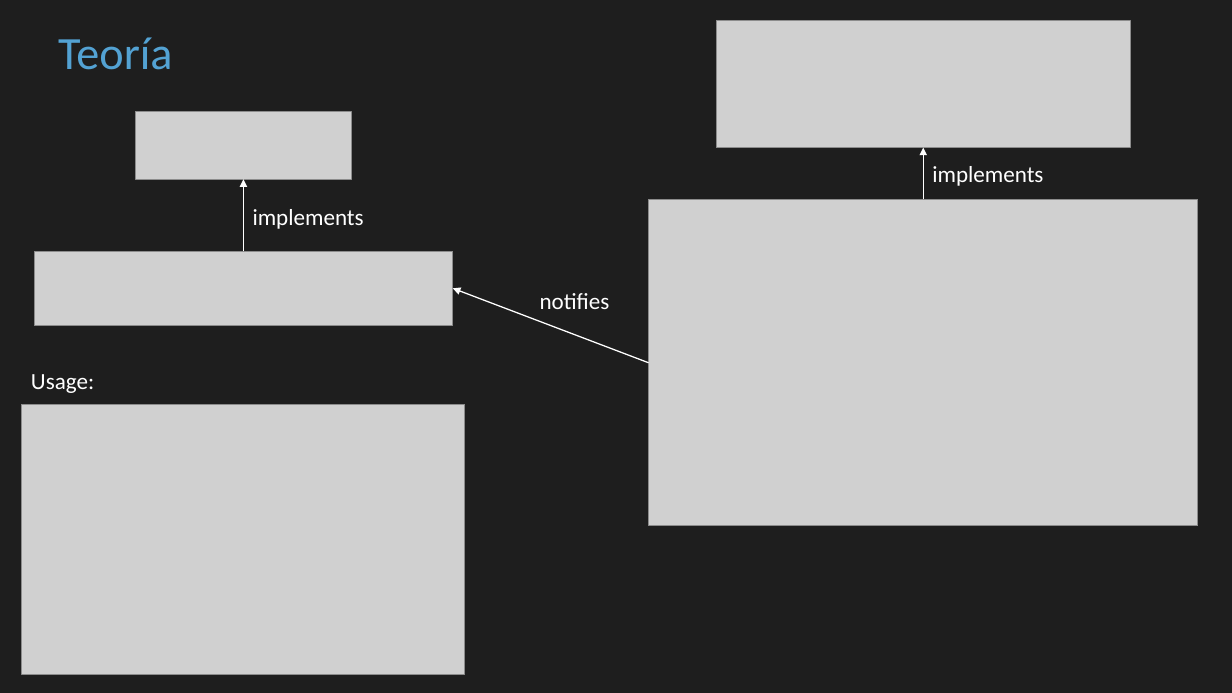
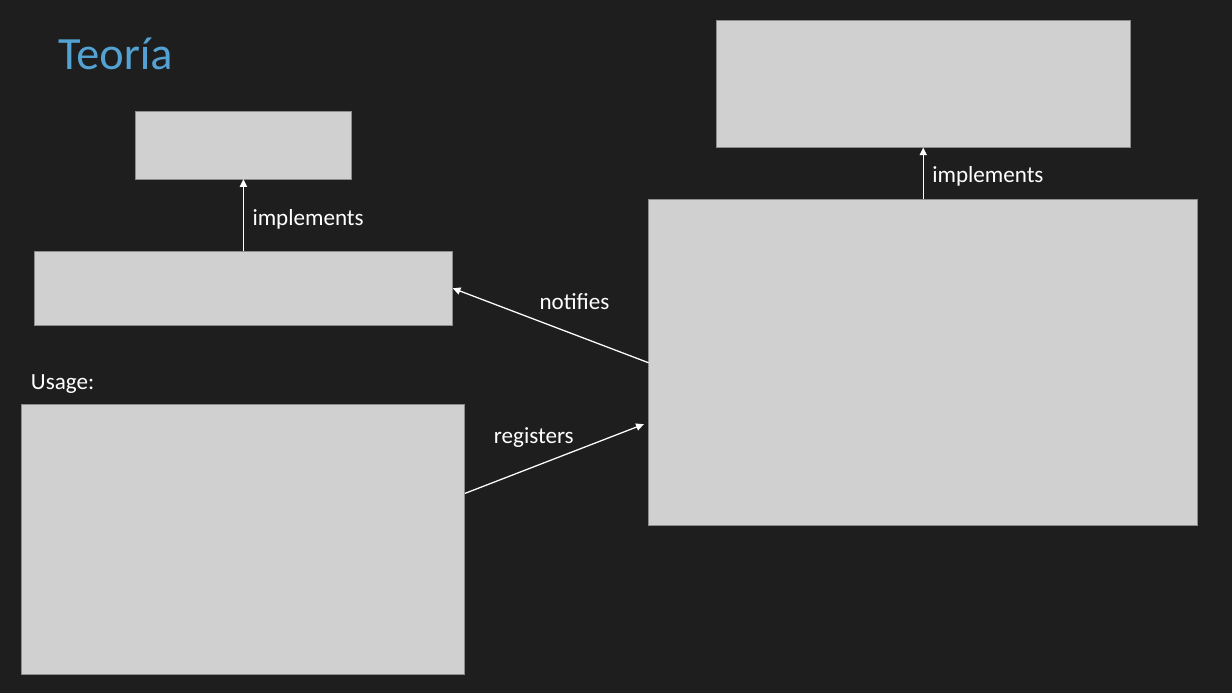
Before and after one commit to cbastos/jsdaycan2019-typescript-patterns, a slide deck: slide 34 of slides/Patrones de diseño con Typescript en el mundo real.pptx. Drawn at 1232x693 pixels with LibreOffice and Linux fonts; fonts in the diff are those of the drawing; grey boxes stand for pictures. Boxes give left, top, right and bottom in pixels: in the first picture for what was removed or moved away, otherwise in the second. Text is boxed around its words. In the diff, an @@ line names an element or a change of style, - is before the commit and + after.

```diff
--- a/slides/Patrones de diseño con Typescript en el mundo real.pptx
+++ b/slides/Patrones de diseño con Typescript en el mundo real.pptx
@@ arrow added from (465, 494) to (644, 424), #FFFFFF 1 pt @@
@@ text added at (494, 427, 574, 447), 18 pt, text #FFFFFF @@
+registers
```
Also in this commit, not shown: 3 slides added, 3 other files.
